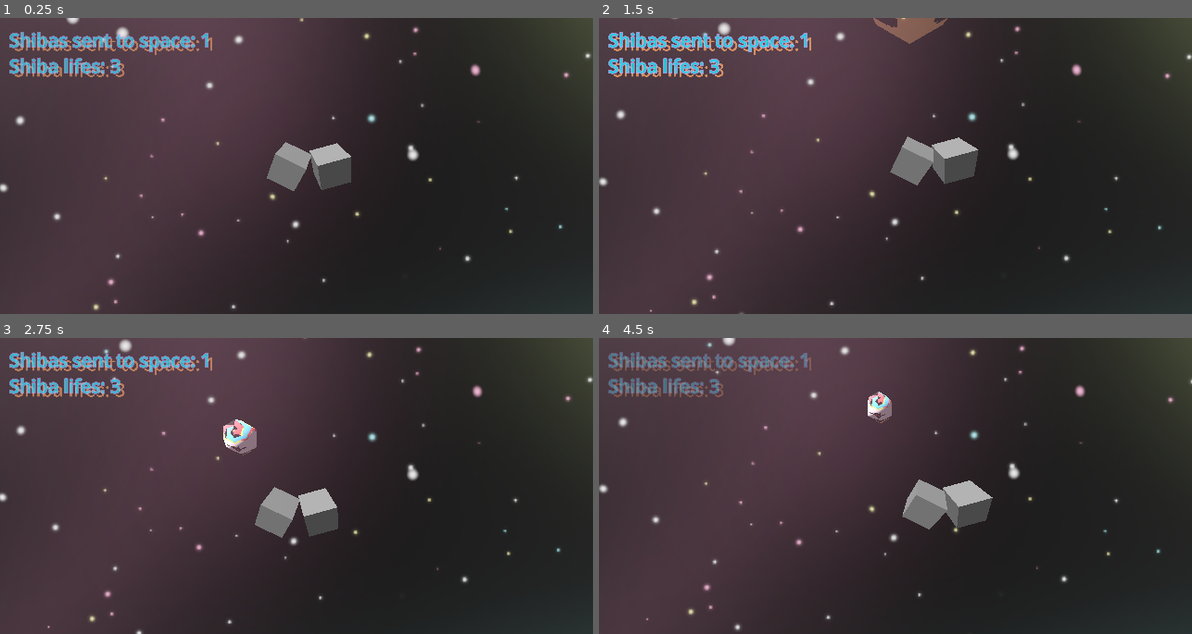
Above: before the commit, frames 1-4 (two rows, left to right).
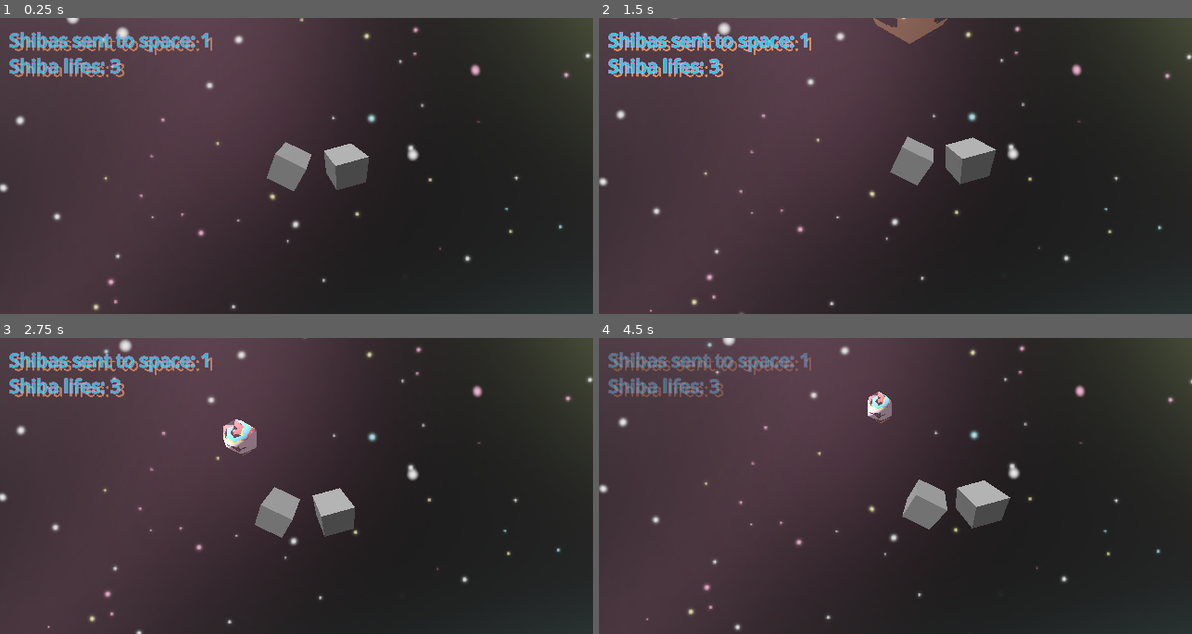
Above: after the commit, the same moments.

Repository: n0o0b090lv/shaball
Game: Godot game, scene res://scenes/main_game.tscn
The game is run twice, just before and just after one commit, with the same random seed, the same clock (stepped at 60 frames per second) and the same inputs.
Inputs (mouse positions are in pixels of both pictures, inside the frame that each line leads up to):
- Up to frame 1 (0.25 s): no input
- Up to frame 2 (1.5 s): tap Enter at 0.5 s; move the mouse to (1025, 151) at 0.52 s; click (1025, 151) at 0.67 s; move the mouse to (776, 180) at 1.27 s; click (776, 180) at 1.42 s
- Up to frame 3 (2.75 s): move the mouse to (355, 420) at 2.02 s; click (355, 420) at 2.17 s
- Up to frame 4 (4.5 s): move the mouse to (865, 545) at 2.77 s; click (865, 545) at 2.92 s; move the mouse to (1073, 530) at 3.52 s; click (1073, 530) at 3.67 s; move the mouse to (717, 441) at 4.27 s; click (717, 441) at 4.42 s

The runs differ from the first frame. In frame 1, 0.9% of the frame differs, in the area x 52-63%, y 42-59%; in frame 2, 1.0%; in frame 3, 0.9%; in frame 4, 1.0%, in the area x 57-70%, y 48-65%.

Commit message:
Keep adding updates
Just add more and when you are done with feature, you are ready to commit

Diff:
--- a/scenes/main_game.tscn
+++ b/scenes/main_game.tscn
@@ -115,7 +115,7 @@
 mesh = SubResource("BoxMesh_ygxny")
 
 [node name="MeshInstance3D3" type="MeshInstance3D" parent="."]
-transform = Transform3D(0.96403515, -0.14827313, -0.2205705, 0, 0.8299149, -0.55789, 0.26577485, 0.5378256, 0.8000672, 1.1215543, 4.2384777, 0)
+transform = Transform3D(0.96403515, -0.14827313, -0.2205705, 0, 0.8299149, -0.55789, 0.26577485, 0.5378256, 0.8000672, 1.625472, 4.2384777, 0)
 mesh = SubResource("BoxMesh_ygxny")
 
 [connection signal="body_entered" from="Area3D" to="Area3D" method="_on_body_entered"]
